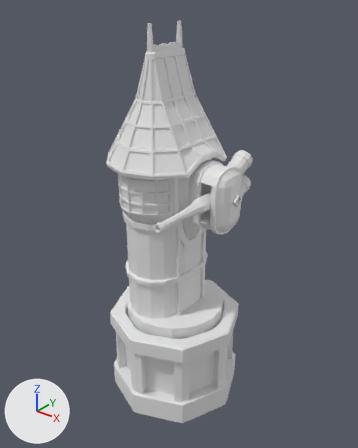
A saved change to the glTF model assets/Bolt-Tower.glb.
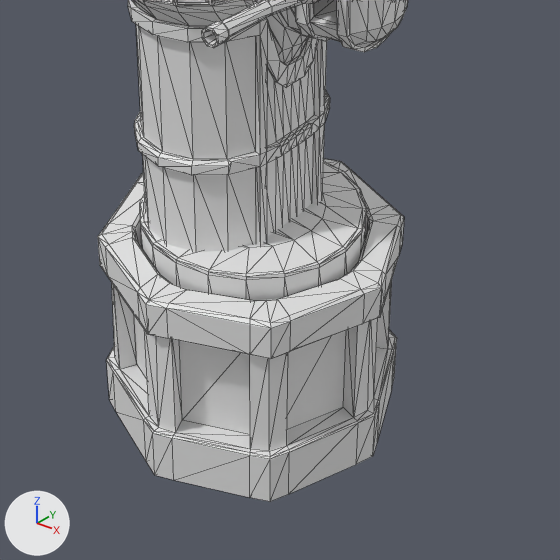
The first picture shows the older version from a 50 mm camera at (3.7, -4.54, 5.48) aimed at (0.05, 0.02, 2.65). The close-ups show both versions on the part from 19% to 85% of the width and 48% to 100% of the height of that picture; other places that the commit changed are outside them. Arrows for +X, +Y and +Z are at lower left; the lights stay in place. The close-ups show mesh edges as thin lines. Where no turn or scale is listed for an object, it has been applied to the vertices. Vertices at the same position are counted once.
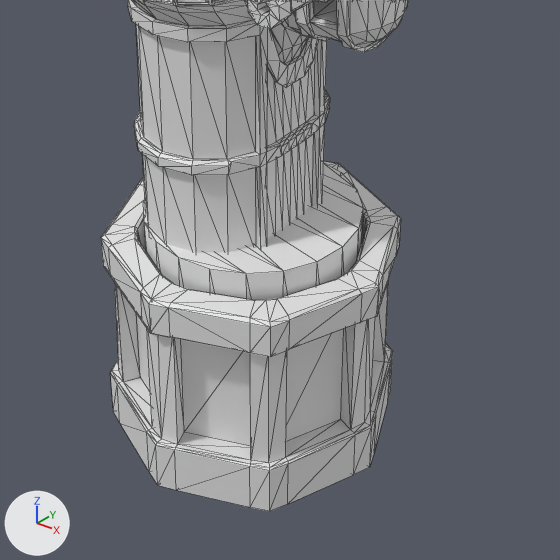
Pixel boxes [x1, y1, x2, y2] of what changed, in the close-ups (560 x 560 px):
'Cylinder', reshaped: before [98, 159, 404, 502]; after [101, 161, 401, 511]
'Cylinder.001', reshaped, moved: before [140, 160, 367, 301]; after [143, 162, 363, 300]
'Cylinder.004', deleted: before [202, 0, 320, 48]
'BoltBarrel', added: after [248, 0, 329, 29]
part 2 of me_cylinder_003, deleted: before [140, 160, 367, 301]
part 3 of me_cylinder_003, added: after [143, 162, 363, 300]

Edits to the bpy script that builds the scene:
```text
Change me_cylinder_002:
    used by ob_cylinder; location = (0.0, 0.0, 0.439)
    remove me_cylinder_002.from_pydata(...)  # 320 vertices, 652 faces; spans x -0.92..0.92, y -0.92..0.92, z -0.38..0.9
    add me_cylinder_002.from_pydata(...)  # 320 vertices, 652 faces; spans x -0.9..0.9, y -0.9..0.9, z -0.48..0.89
    me_cylinder_002 part 1: 320 of 320 vertices moved; they spanned x -0.92..0.92, y -0.92..0.92, z -0.38..0.9 and now span x -0.9..0.9, y -0.9..0.9, z -0.48..0.89; mean shift (0.0, 0.0, -0.05); largest move (-0.91, 0.0, -0.04) -> (-0.89, 0.0, -0.15)
Change me_cylinder_003:
    used by ob_cylinder_001; location = (-0.32, -0.051, 0.473)
    remove me_cylinder_003.from_pydata(...)  # 100 vertices, 196 faces; spans x -0.352..0.992, y -0.621..0.723, z -0.35..1.007
    add me_cylinder_003.from_pydata(...)  # 40 vertices, 76 faces; spans x -0.651..0.651, y -0.651..0.651, z 0.167..1.469
    me_cylinder_003 part 2: 100 vertices removed from x -0.352..0.992, y -0.621..0.723, z -0.35..1.007
    me_cylinder_003 part 3: 40 vertices added at x -0.651..0.651, y -0.651..0.651, z 0.167..1.469, forming a 20-sided cylinder along z
Add me_cylinder_1:
    me_cylinder_1.from_pydata(...)  # 72 vertices, 140 faces; spans x 0.554..0.769, y -0.595..0.16, z 0.069..0.284
Change ob_cylinder_001:
    ob_cylinder_001.location: (-0.32, -0.051, 0.473) -> (0.0, 0.0, 0.0)
Remove ob_cylinder_004:
    ob_cylinder_004 = bpy.data.objects.new('Cylinder.004', me_cylinder)
    ob_cylinder_004.location = (-0.004, -0.129, 3.029)
Add ob_boltbarrel:
    ob_boltbarrel = bpy.data.objects.new('BoltBarrel', me_cylinder_1)
    ob_boltbarrel.location = (-0.004, -0.129, 3.029)
```
